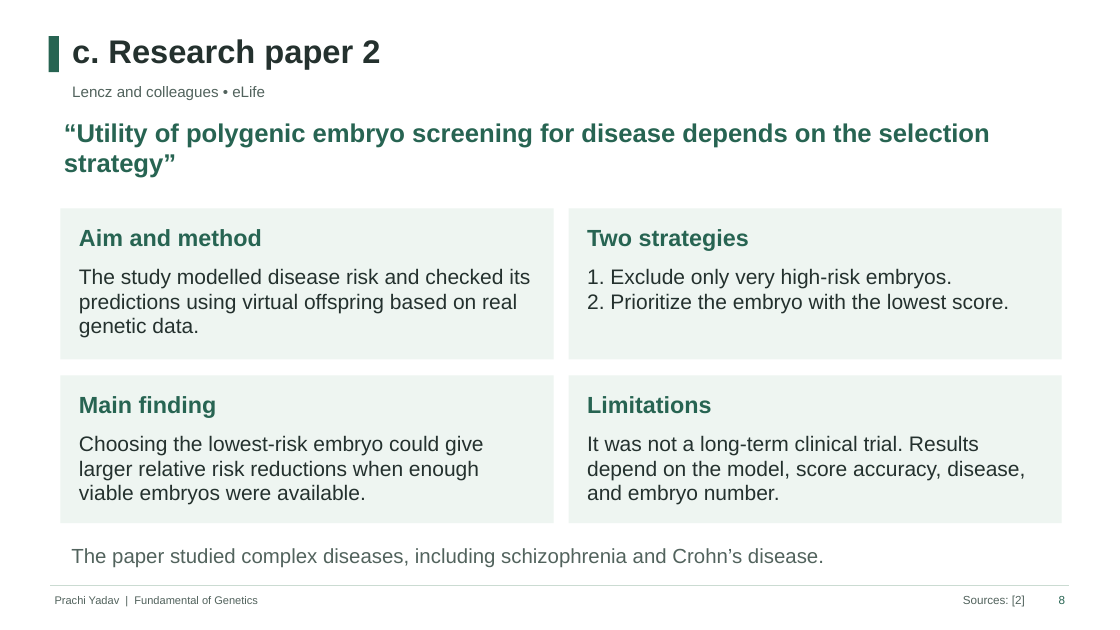
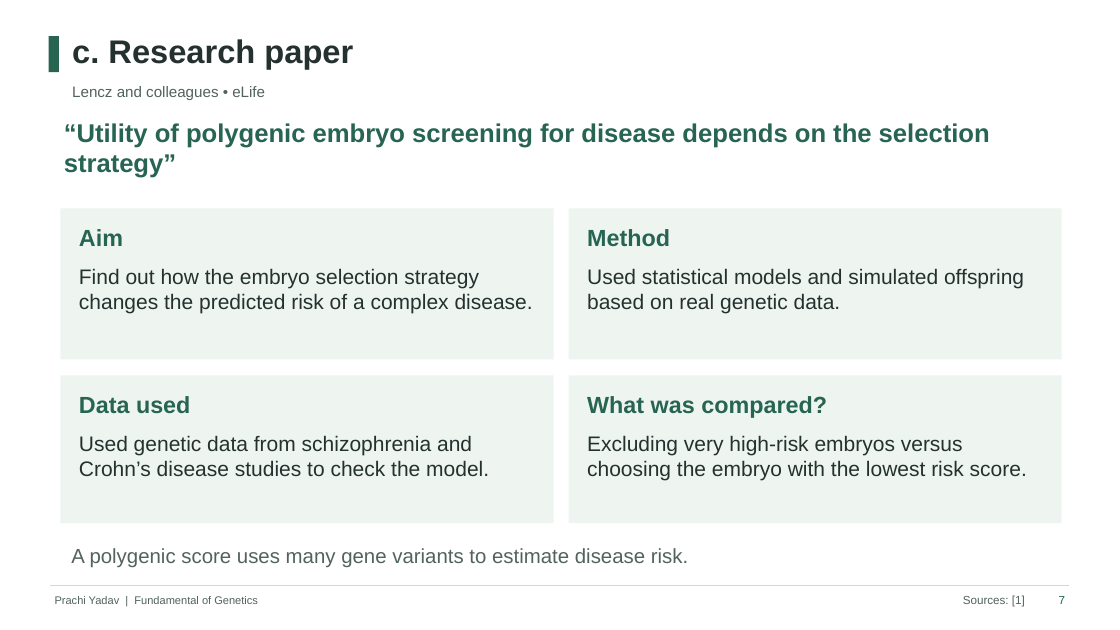
Before and after one commit to yadavmegha0720-cmd/Assignment_Data-structure_Lab, a slide deck: slide 7 of Eugenics_Genetics_Presentation.pptx (slide 8 before the commit). Drawn at 1120x630 pixels with LibreOffice and Linux fonts; fonts in the diff are those of the drawing. Boxes give left, top, right and bottom in pixels: in the first picture for what was removed or moved away, otherwise in the second. Text is boxed around its words. In the diff, an @@ line names an element or a change of style, - is before the commit and + after.

```diff
--- a/Eugenics_Genetics_Presentation.pptx
+++ b/Eugenics_Genetics_Presentation.pptx
@@ text at <box>72,39,353,69</box>: text changed @@
-c. Research paper 2
+c. Research paper
@@ text at <box>79,229,123,246</box>: text changed @@
-Aim and method
+Aim
@@ text at <box>587,229,670,246</box>: text changed @@
-Two strategies
+Method
@@ text at <box>79,268,533,313</box>: text changed @@
-The study modelled disease risk and checked its predictions using virtual offspring based on real genetic data.
+Find out how the embryo selection strategy changes the predicted risk of a complex disease.
@@ text at <box>587,268,1024,313</box>: text changed @@
-1. Exclude only very high-risk embryos.
-2. Prioritize the embryo with the lowest score.
+Used statistical models and simulated offspring based on real genetic data.
@@ text at <box>79,396,190,414</box>: text changed @@
-Main finding
+Data used
@@ text at <box>587,396,827,418</box>: text changed @@
-Limitations
+What was compared?
@@ text at <box>79,435,489,476</box>: text changed @@
-Choosing the lowest-risk embryo could give larger relative risk reductions when enough viable embryos were available.
+Used genetic data from schizophrenia and Crohn’s disease studies to check the model.
@@ text at <box>587,435,1027,480</box>: text changed @@
-It was not a long-term clinical trial. Results depend on the model, score accuracy, disease, and embryo number.
+Excluding very high-risk embryos versus choosing the embryo with the lowest risk score.
@@ text at <box>71,548,688,568</box>: text changed @@
-The paper studied complex diseases, including schizophrenia and Crohn’s disease.
+A polygenic score uses many gene variants to estimate disease risk.
@@ text at <box>963,595,1025,607</box>: text changed @@
-Sources: [2]
+Sources: [1]
@@ text at <box>1059,596,1065,604</box>: text changed @@
-8
+7
```
Also in this commit, not shown: 11 other slides changed, 2 slides added, 2 slides removed, 1 other file.
